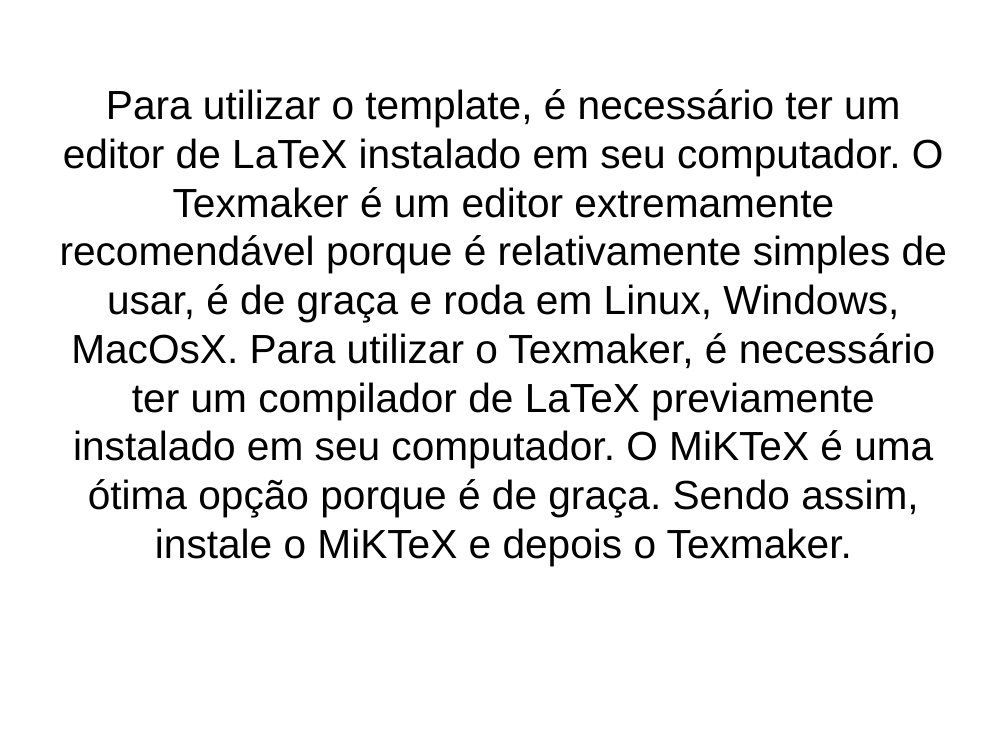
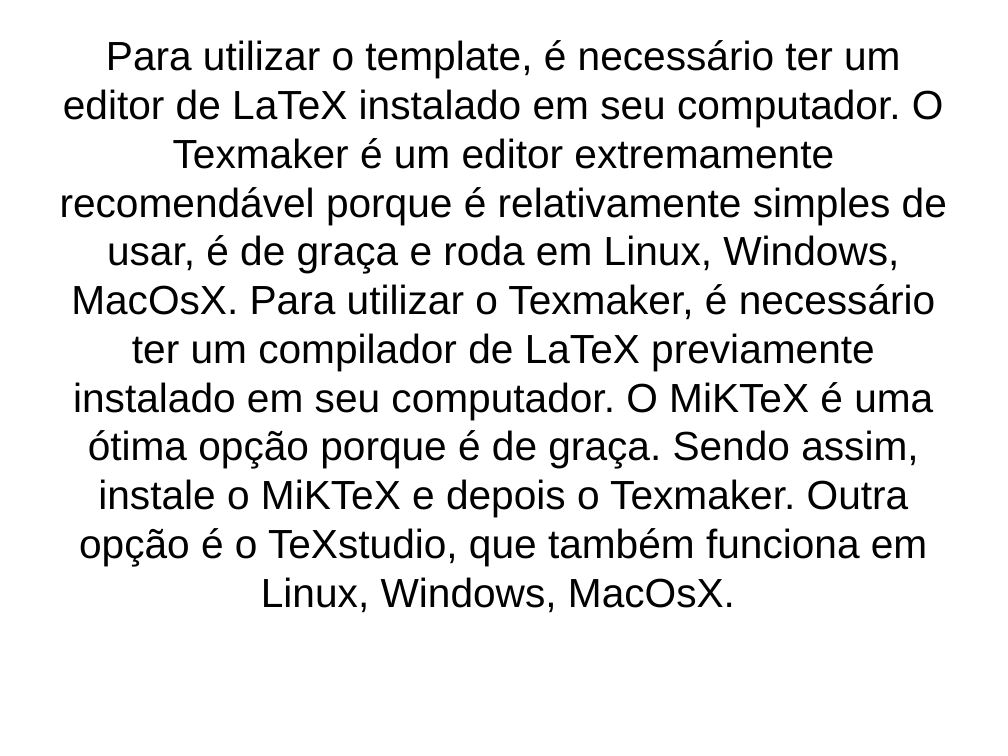
Before and after one commit to birocoles/Templates-geofisica-ON, a slide deck: slide 3 of Tutorial/tutorial_basico.odp. Drawn at 1008x756 pixels with LibreOffice and Linux fonts; fonts in the diff are those of the drawing. Boxes give left, top, right and bottom in pixels: in the first picture for what was removed or moved away, otherwise in the second. Text is boxed around its words. In the diff, an @@ line names an element or a change of style, - is before the commit and + after.

Commit message:
update tutorial with TeXstudio

```diff
--- a/Tutorial/tutorial_basico.odp
+++ b/Tutorial/tutorial_basico.odp
@@ subtitle at (60, 40, 947, 613): text changed @@
-Para utilizar o template, é necessário ter um editor de LaTeX instalado em seu computador. O Texmaker é um editor extremamente recomendável porque é relativamente simples de usar, é de graça e roda em Linux, Windows, MacOsX. Para utilizar o Texmaker, é necessário ter um compilador de LaTeX previamente instalado em seu computador. O MiKTeX é uma ótima opção porque é de graça. Sendo assim, instale o MiKTeX e depois o Texmaker.
+Para utilizar o template, é necessário ter um editor de LaTeX instalado em seu computador. O Texmaker é um editor extremamente recomendável porque é relativamente simples de usar, é de graça e roda em Linux, Windows, MacOsX. Para utilizar o Texmaker, é necessário ter um compilador de LaTeX previamente instalado em seu computador. O MiKTeX é uma ótima opção porque é de graça. Sendo assim, instale o MiKTeX e depois o Texmaker. Outra opção é o TeXstudio, que também funciona em Linux, Windows, MacOsX.
```
Also in this commit, not shown: 11 other slides changed, 1 slide added, 3 slides removed, 3 other files.
